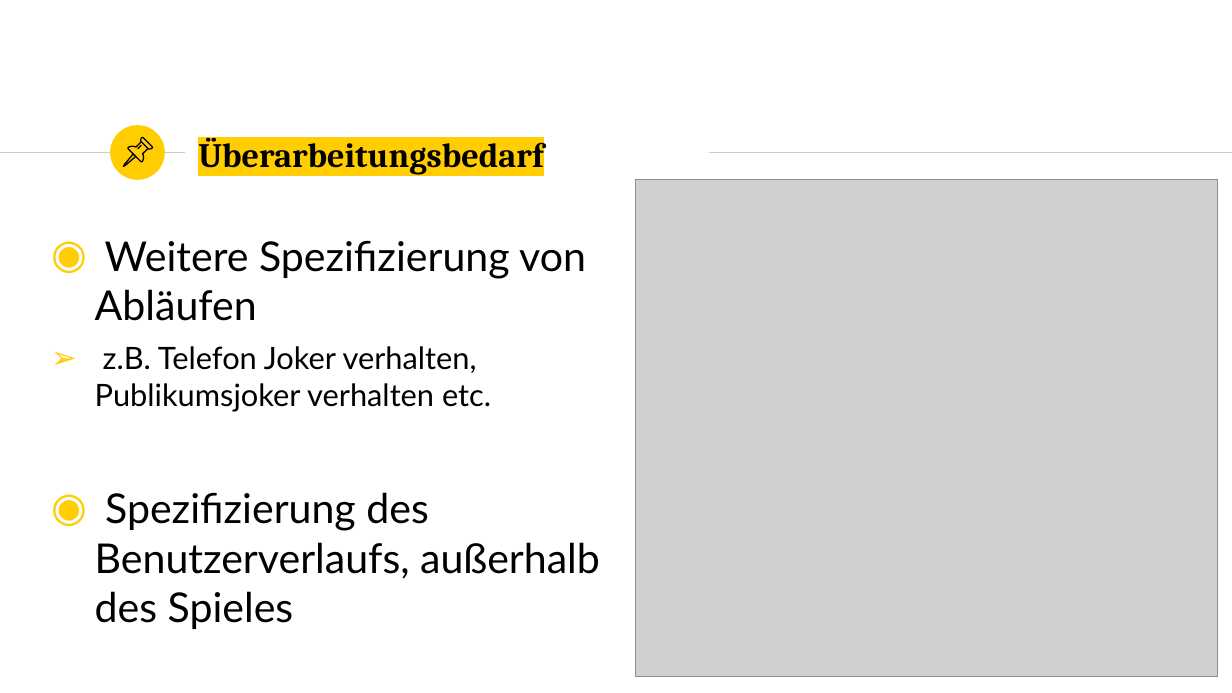
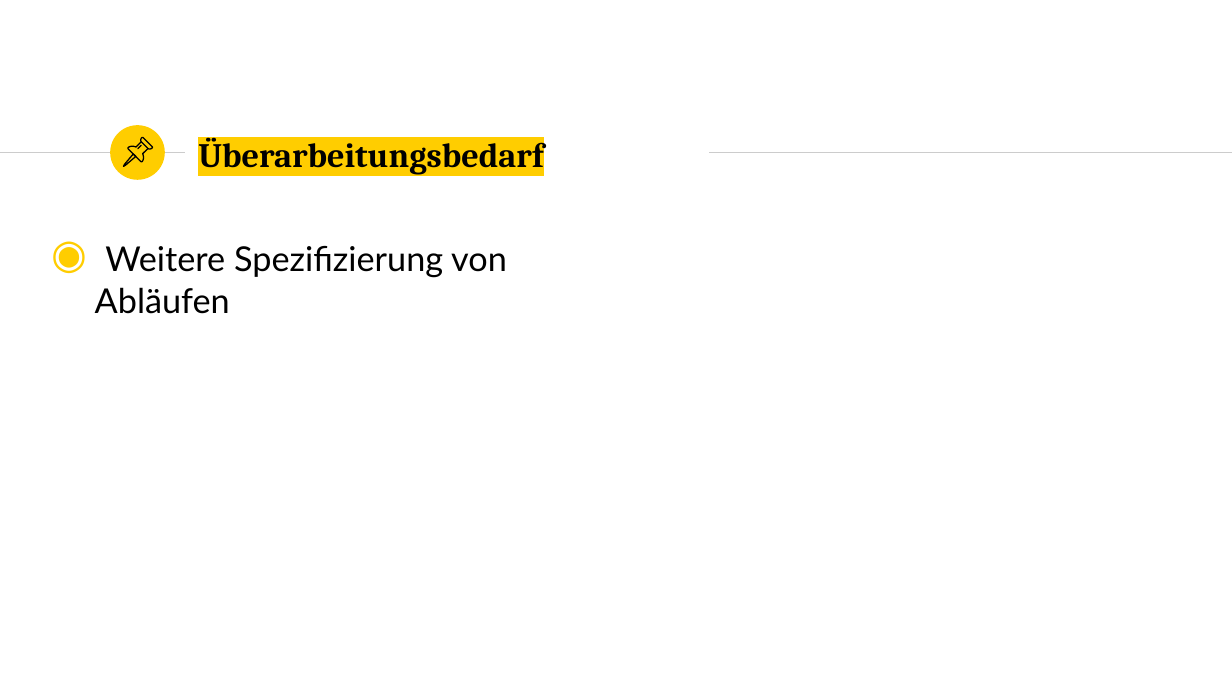
Before and after one commit to marcelherd/OOT-Projekt, a slide deck: slide 29 of Presentation/Presentation.pptx (slide 30 before the commit). Drawn at 1232x693 pixels with LibreOffice and Linux fonts; fonts in the diff are those of the drawing; grey boxes stand for pictures. Boxes give left, top, right and bottom in pixels: in the first picture for what was removed or moved away, otherwise in the second. Text is boxed around its words. In the diff, an @@ line names an element or a change of style, - is before the commit and + after.

```diff
--- a/Presentation/Presentation.pptx
+++ b/Presentation/Presentation.pptx
@@ picture removed at (636,180,1218,676) @@
@@ text "Weitere Spezifizierung von Abläufen" at (95,246,507,314): size 24 to 20 pt @@
@@ text at (95,346,600,629): paragraphs removed @@
-➢ z.B. Telefon Joker verhalten, Publikumsjoker verhalten etc.
-◉ Spezifizierung des Benutzerverlaufs, außerhalb des Spieles
```
Also in this commit, not shown: 2 other slides changed, 5 slides added.
